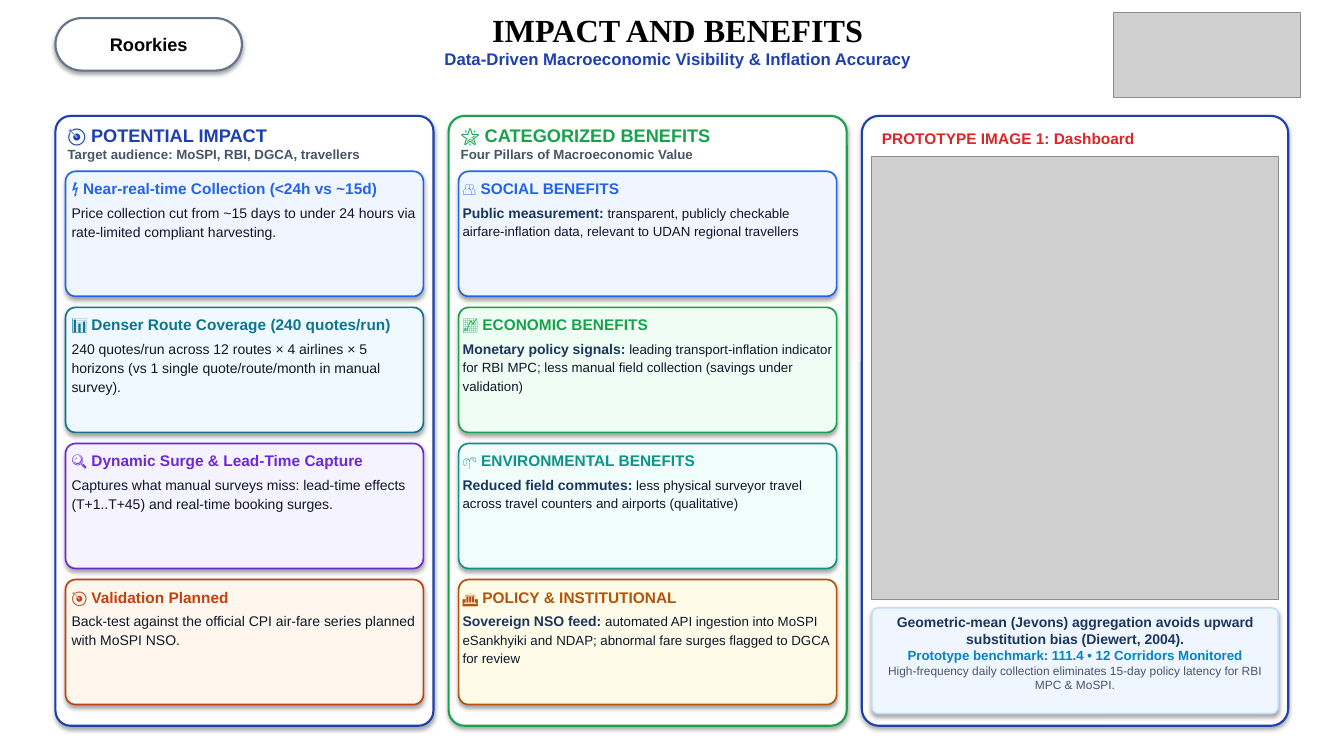
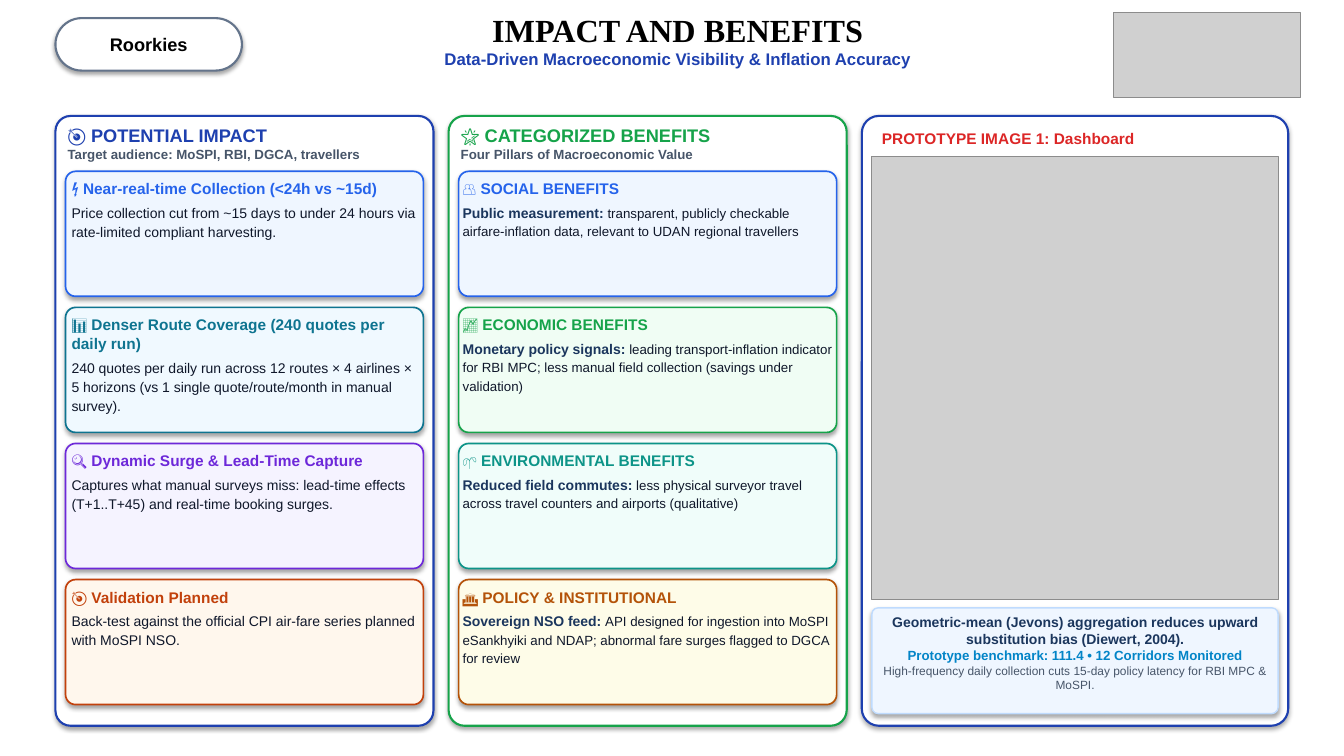
Before and after one commit to oshshivish-tech/sih26056_airfare_cpi, a slide deck: slide 5 of public/AirIntel_India_SIH26056_Presentation.pptx. Drawn at 1344x756 pixels with LibreOffice and Linux fonts; fonts in the diff are those of the drawing; grey boxes stand for pictures. Boxes give left, top, right and bottom in pixels: in the first picture for what was removed or moved away, otherwise in the second. Text is boxed around its words. In the diff, an @@ line names an element or a change of style, - is before the commit and + after.

Commit message:
fix(presentation): apply exact text edits across S3, S4, S5, S6 per audit checklist

```diff
--- a/public/AirIntel_India_SIH26056_Presentation.pptx
+++ b/public/AirIntel_India_SIH26056_Presentation.pptx
@@ text at bbox=[72, 319, 400, 414]: text changed @@
-📊 Denser Route Coverage (240 quotes/run)
-240 quotes/run across 12 routes × 4 airlines × 5 horizons (vs 1 single quote/route/month in manual survey).
+📊 Denser Route Coverage (240 quotes per daily run)
+240 quotes per daily run across 12 routes × 4 airlines × 5 horizons (vs 1 single quote/route/month in manual survey).
@@ text at bbox=[463, 616, 829, 663]: text changed @@
-Sovereign NSO feed: automated API ingestion into MoSPI eSankhyiki and NDAP; abnormal fare surges flagged to DGCA for review
+Sovereign NSO feed: API designed for ingestion into MoSPI eSankhyiki and NDAP; abnormal fare surges flagged to DGCA for review
@@ text at bbox=[892, 617, 1259, 647]: text changed @@
-Geometric-mean (Jevons) aggregation avoids upward substitution bias (Diewert, 2004).
+Geometric-mean (Jevons) aggregation reduces upward substitution bias (Diewert, 2004).
@@ text at bbox=[883, 666, 1254, 689]: text changed @@
-High-frequency daily collection eliminates 15-day policy latency for RBI MPC & MoSPI.
+High-frequency daily collection cuts 15-day policy latency for RBI MPC & MoSPI.
```
Also in this commit, not shown: 3 other slides changed, 6 other files.
